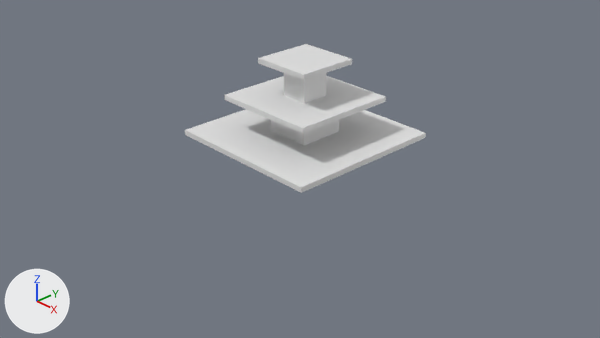
The Blender file assets/3D/blend/showtafel.blend, before and after one commit.
Both versions are drawn from the file's camera 'Camera'. The lights are fixed; the arrows at lower left show +X, +Y and +Z.

Before the edit, the objects in view are built like this:
```python
me_cube_005 = bpy.data.meshes.new('Cube.005')
me_cube_005.from_pydata(...)  # a box spanning x -1.0..1.0, y -1.0..1.0, z -1.0..1.0, material slot 0; a box spanning x -1.1..1.1, y -1.1..1.1, z -42.5..-29.5, material slot 0; a box spanning x -2.7..2.7, y -2.7..2.7, z -29.7..-27.7, material slot 0; a box spanning x -0.7..0.7, y -0.7..0.7, z -27.7..-14.7, material slot 1; a box spanning x -1.7..1.7, y -1.7..1.7, z -15.4..-13.4, material slot 1; a box spanning x -0.5..0.5, y -0.5..0.5, z -13.6..-0.6, material slot 2
me_cube_005.materials.append(mat_material)  # white #e7e7e7
me_cube_005.materials.append(mat_material_001)  # white #e7e7e7
me_cube_005.materials.append(mat_material_002)  # white #e7e7e7
ob_cube_005 = bpy.data.objects.new('Cube.005', me_cube_005)
ob_cube_005.location = (0.105, -0.001, 1.492)
ob_cube_005.scale = (0.42, 0.42, 0.035)
```
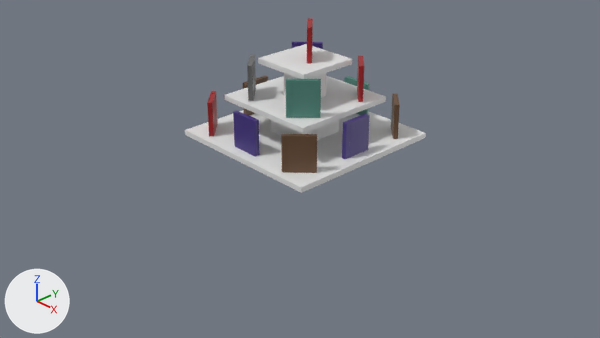
Patch to the scene script:
```diff
--- a/assets/3D/blend/showtafel.blend.py
+++ b/assets/3D/blend/showtafel.blend.py
@@ ob_cube_013 @@
+ob_cube_013 = bpy.data.objects.new('Cube.013', me_cube_013)  # 109 vertices, 84 faces; spans x -1.0..1.0, y -1.3..12.1, z -1.0..14.1; in mat_material_015 (red #a21a1e)
+ob_cube_013.location = (0.251, -0.065, 1.545)
+ob_cube_013.rotation_euler = (0.0, 0.0, 0.785)  # degrees (0, 0, 45)
+ob_cube_013.scale = (0.0312, 0.0312, 0.0312)
@@ ob_cube_012 @@
+ob_cube_012 = bpy.data.objects.new('Cube.012', me_cube_012)  # 109 vertices, 84 faces; spans x -1.0..1.0, y -1.3..12.1, z -1.0..14.1; in mat_material_014 (dark grey #6e6e6e)
+ob_cube_012.location = (-0.487, -0.37, 1.065)
+ob_cube_012.rotation_euler = (0.0, 0.0, 3.927)  # degrees (0, 0, 225)
+ob_cube_012.scale = (0.0312, 0.0312, 0.0312)
@@ ob_cube_011 @@
+ob_cube_011 = bpy.data.objects.new('Cube.011', me_cube_011)  # 109 vertices, 84 faces; spans x -1.0..1.0, y -1.3..12.1, z -1.0..14.1; in mat_material_013 (cyan #50887c)
+ob_cube_011.location = (0.483, -0.622, 1.065)
+ob_cube_011.rotation_euler = (0.0, 0.0, 5.498)  # degrees (0, 0, 315)
+ob_cube_011.scale = (0.0312, 0.0312, 0.0312)
@@ ob_cube_010 @@
+ob_cube_010 = bpy.data.objects.new('Cube.010', me_cube_010)  # 109 vertices, 84 faces; spans x -1.0..1.0, y -1.3..12.1, z -1.0..14.1; in mat_material_012 (red #a21a1e)
+ob_cube_010.location = (0.726, 0.379, 1.065)
+ob_cube_010.rotation_euler = (0.0, 0.0, 0.785)  # degrees (0, 0, 45)
+ob_cube_010.scale = (0.0312, 0.0312, 0.0312)
@@ ob_cube_009 @@
+ob_cube_009 = bpy.data.objects.new('Cube.009', me_cube_009)  # 109 vertices, 84 faces; spans x -1.0..1.0, y -1.3..12.1, z -1.0..14.1; in mat_material_011 (dark purple #3e2a7c)
+ob_cube_009.location = (-0.271, 0.633, 1.065)
+ob_cube_009.rotation_euler = (0.0, 0.0, 2.356)  # degrees (0, 0, 135)
+ob_cube_009.scale = (0.0312, 0.0312, 0.0312)
@@ ob_cube_008 @@
+ob_cube_008 = bpy.data.objects.new('Cube.008', me_cube_008)  # 109 vertices, 84 faces; spans x -1.0..1.0, y -1.3..12.1, z -1.0..14.1; in mat_material_010 (cyan #50887c)
+ob_cube_008.location = (0.294, 0.961, 0.554)
+ob_cube_008.rotation_euler = (0.0, 0.0, 1.571)  # degrees (0, 0, 90)
+ob_cube_008.scale = (0.0312, 0.0312, 0.0312)
@@ ob_cube_007 @@
+ob_cube_007 = bpy.data.objects.new('Cube.007', me_cube_007)  # 109 vertices, 84 faces; spans x -1.0..1.0, y -1.3..12.1, z -1.0..14.1; in mat_material_009 (brown #684b33)
+ob_cube_007.location = (0.793, -0.98, 0.554)
+ob_cube_007.rotation_euler = (0.0, 0.0, 5.498)  # degrees (0, 0, 315)
+ob_cube_007.scale = (0.0312, 0.0312, 0.0312)
@@ ob_cube_006 @@
+ob_cube_006 = bpy.data.objects.new('Cube.006', me_cube_006)  # 109 vertices, 84 faces; spans x -1.0..1.0, y -1.3..12.1, z -1.0..14.1; in mat_material_008 (dark purple #3e2a7c)
+ob_cube_006.location = (1.026, -0.187, 0.554)
+ob_cube_006.scale = (0.0312, 0.0312, 0.0312)
@@ ob_cube_004 @@
+ob_cube_004 = bpy.data.objects.new('Cube.004', me_cube_004)  # 109 vertices, 84 faces; spans x -1.0..1.0, y -1.3..12.1, z -1.0..14.1; in mat_material_007 (red #a21a1e)
+ob_cube_004.location = (-0.872, -0.729, 0.554)
+ob_cube_004.rotation_euler = (0.0, 0.0, 3.927)  # degrees (0, 0, 225)
+ob_cube_004.scale = (0.0312, 0.0312, 0.0312)
@@ ob_cube_003 @@
+ob_cube_003 = bpy.data.objects.new('Cube.003', me_cube_003)  # 109 vertices, 84 faces; spans x -1.0..1.0, y -1.3..12.1, z -1.0..14.1; in mat_material_006 (dark purple #3e2a7c)
+ob_cube_003.location = (-0.132, -0.94, 0.554)
+ob_cube_003.rotation_euler = (0.0, 0.0, 4.712)  # degrees (0, 0, 270)
+ob_cube_003.scale = (0.0312, 0.0312, 0.0312)
@@ ob_cube_002 @@
+ob_cube_002 = bpy.data.objects.new('Cube.002', me_cube_002)  # 109 vertices, 84 faces; spans x -1.0..1.0, y -1.3..12.1, z -1.0..14.1; in mat_material_005 (brown #684b33)
+ob_cube_002.location = (1.055, 0.706, 0.554)
+ob_cube_002.rotation_euler = (0.0, 0.0, 0.785)  # degrees (0, 0, 45)
+ob_cube_002.scale = (0.0312, 0.0312, 0.0312)
@@ ob_cube @@
+ob_cube = bpy.data.objects.new('Cube', me_cube)  # 109 vertices, 84 faces; spans x -1.0..1.0, y -1.3..12.1, z -1.0..14.1; in mat_material_003 (brown #684b33)
+ob_cube.location = (-0.843, 0.147, 0.554)
+ob_cube.rotation_euler = (0.0, 0.0, 3.142)  # degrees (0, 0, 180)
+ob_cube.scale = (0.0312, 0.0312, 0.0312)
```

Location of each change, (x1, y1, x2, y2) in pixels of the pictures (600 x 338 px):
'Cube.007', added (brown): after (281, 134, 317, 173)
'Cube.011', added (cyan): after (286, 79, 321, 118)
'Cube.006', added: after (342, 113, 370, 159)
'Cube.003', added: after (233, 111, 260, 157)
'Cube.004', added: after (207, 91, 218, 137)
'Cube.012', added: after (247, 55, 256, 101)
'Cube.002', added: after (391, 93, 400, 139)
'Cube.010', added: after (357, 55, 364, 102)
'Cube.013', added: after (307, 18, 313, 64)
'Cube.008', added: after (344, 76, 370, 115)
'Cube', added: after (243, 76, 268, 115)
'Cube.009', added: after (292, 42, 323, 49)
